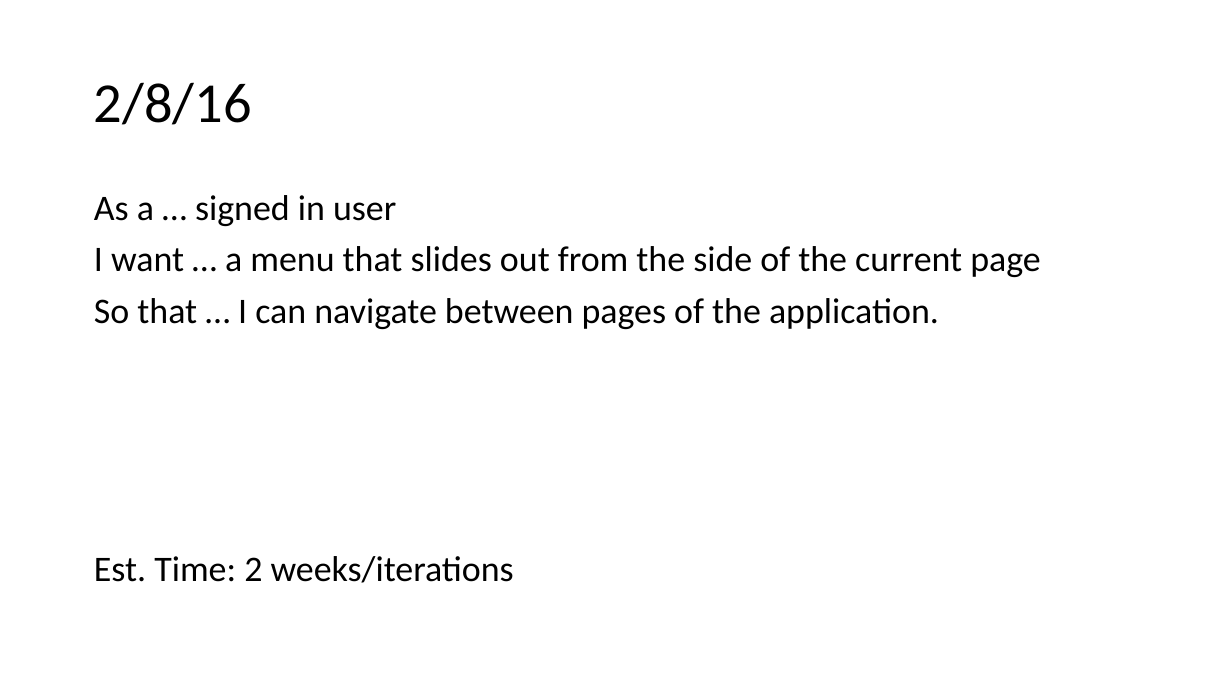
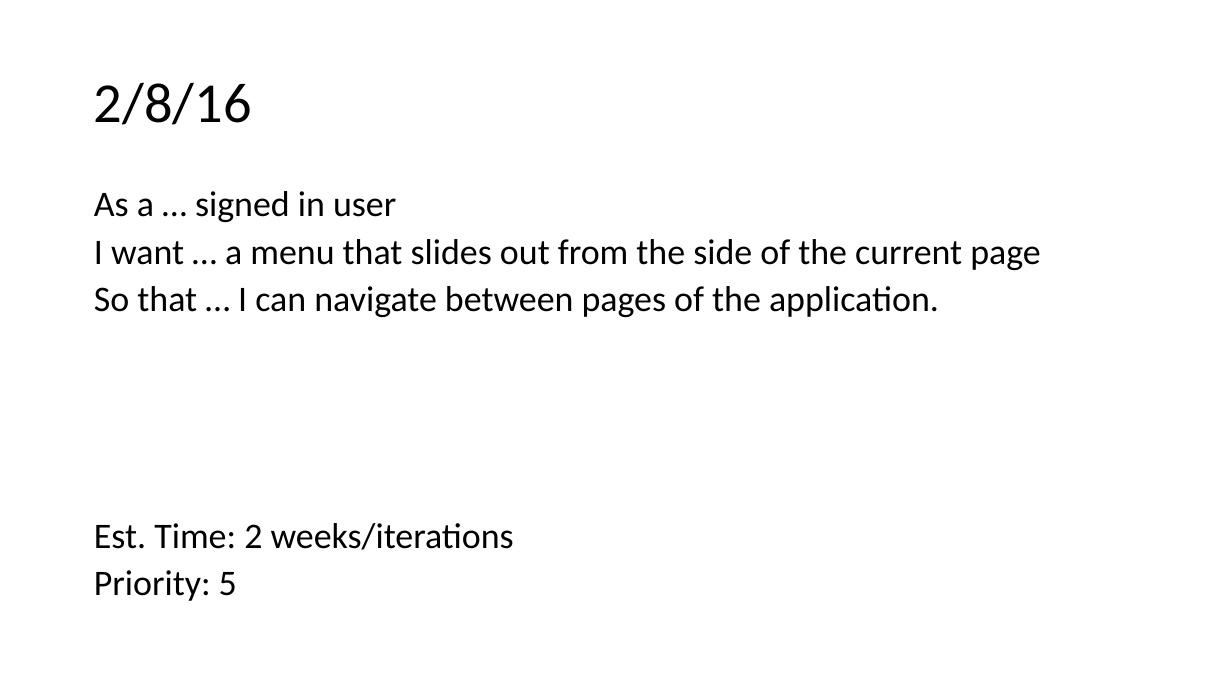
Before and after one commit to ucsdCSE110wi16/CSE110M240T11, a slide deck: slide 6 of UserStoriesV2.pptx. Drawn at 1232x693 pixels with LibreOffice and Linux fonts; fonts in the diff are those of the drawing. Boxes give left, top, right and bottom in pixels: in the first picture for what was removed or moved away, otherwise in the second. Text is boxed around its words. In the diff, an @@ line names an element or a change of style, - is before the commit and + after.

Commit message:
user story

```diff
--- a/UserStoriesV2.pptx
+++ b/UserStoriesV2.pptx
@@ text at [94, 191, 1041, 550]: line spacing 0.9 to 0.8 @@
@@ text at [94, 570, 237, 601]: paragraph added @@
+Priority: 5
```
Also in this commit, not shown: 9 other slides changed, 1 slide added.
